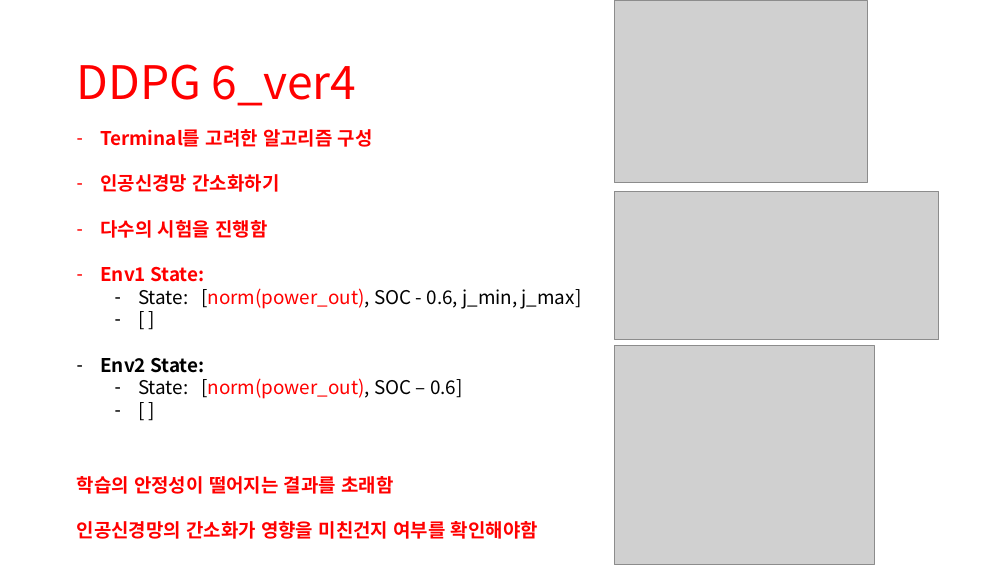
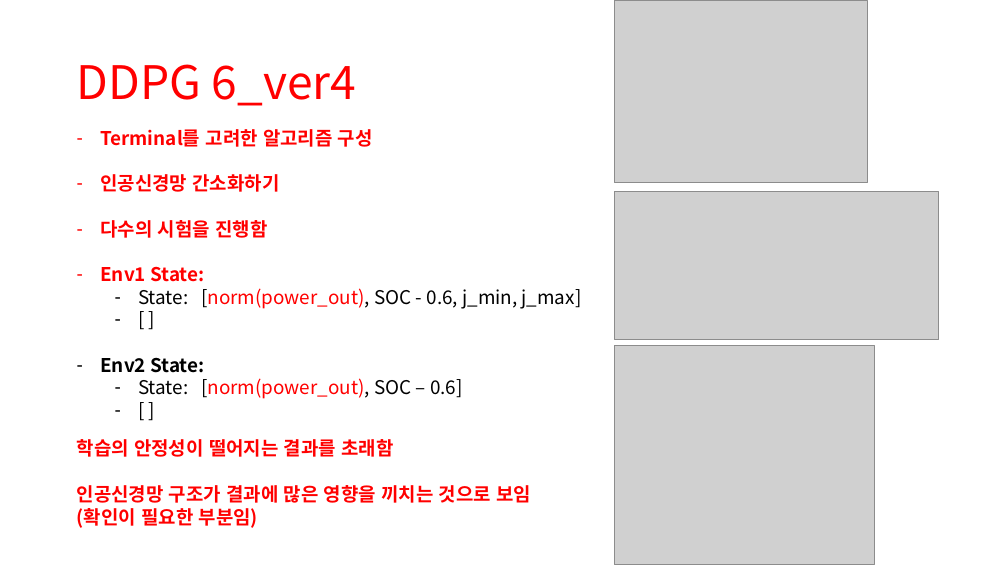
Before and after one commit to zidane89/experiment, a slide deck: slide 26 of 실험정리.pptx. Drawn at 1008x567 pixels with LibreOffice and Linux fonts; fonts in the diff are those of the drawing; grey boxes stand for pictures. Boxes give left, top, right and bottom in pixels: in the first picture for what was removed or moved away, otherwise in the second. Text is boxed around its words. In the diff, an @@ line names an element or a change of style, - is before the commit and + after.

```diff
--- a/실험정리.pptx
+++ b/실험정리.pptx
@@ text "학습의 안정성이 떨어지는 결과를 초래함": place and size @@
-text "학습의 안정성이 떨어지는 결과를 초래함" at box(77, 476, 538, 539)
+text "학습의 안정성이 떨어지는 결과를 초래함" at box(77, 439, 531, 528)
@@ text at box(77, 485, 531, 528): text changed @@
-인공신경망의 간소화가 영향을 미친건지 여부를 확인해야함
+인공신경망 구조가 결과에 많은 영향을 끼치는 것으로 보임
+(확인이 필요한 부분임)
```
Also in this commit, not shown: 1 other slide changed.
